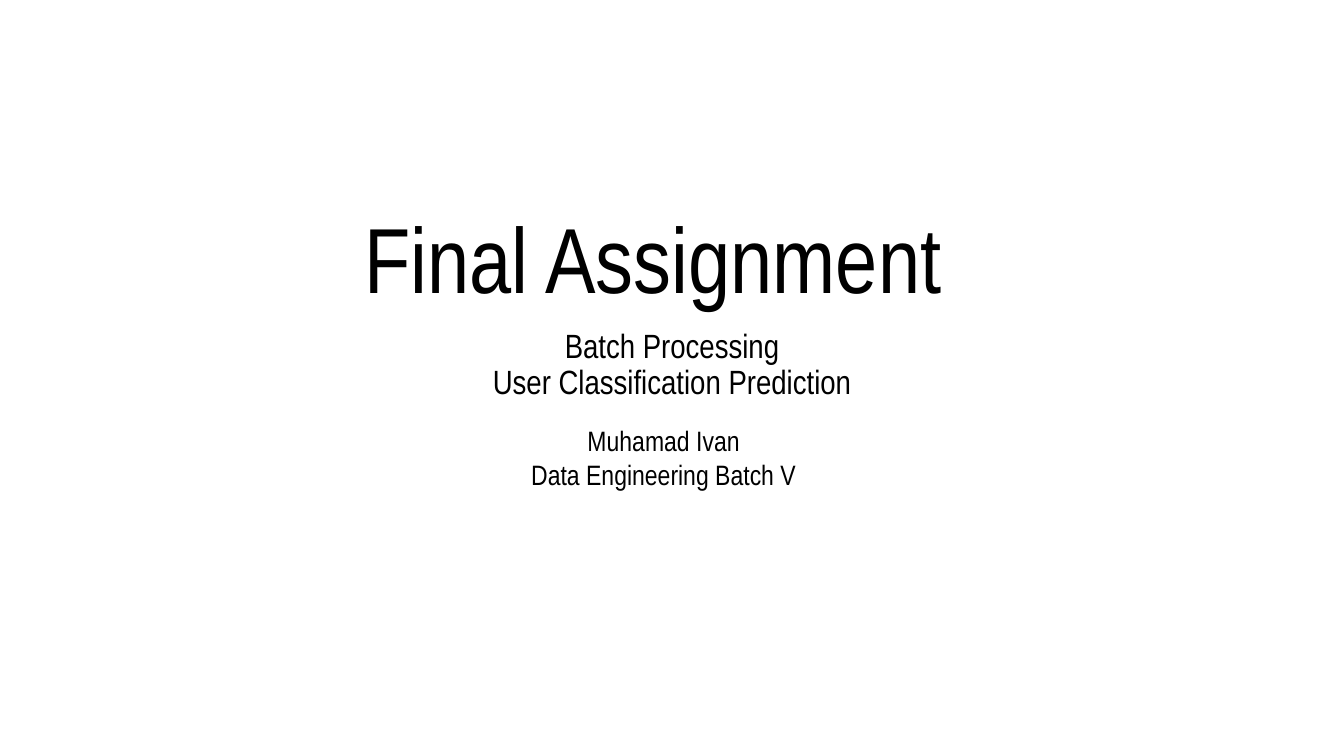
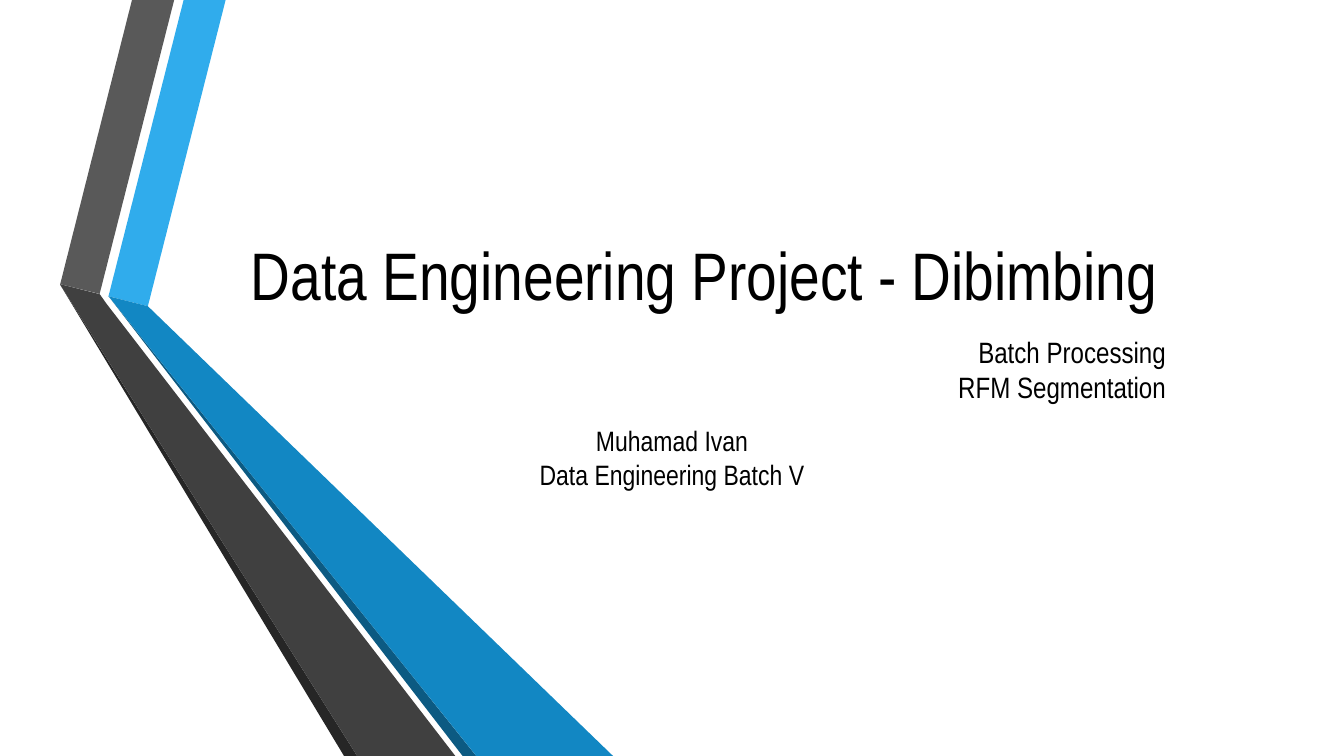
Before and after one commit to mivanivan/Final-Assignment---Batch-Processing, a slide deck: slide 1 of Final Assignment - Batch Processing - RFM Segmentation.pptx. Drawn at 1344x756 pixels with LibreOffice and Linux fonts; fonts in the diff are those of the drawing; background and template pictures are left out. Boxes give left, top, right and bottom in pixels: in the first picture for what was removed or moved away, otherwise in the second. Text is boxed around its words. In the diff, an @@ line names an element or a change of style, - is before the commit and + after.

```diff
--- a/Final Assignment - Batch Processing - RFM Segmentation.pptx
+++ b/Final Assignment - Batch Processing - RFM Segmentation.pptx
@@ title at (x1=251, y1=251, x2=1157, y2=313): text changed; size 66 to 48 pt @@
-Final Assignment
+Data Engineering Project - Dibimbing
@@ group added at (x1=60, y1=0, x2=614, y2=756): 6 freeform shapes @@
@@ subtitle at (x1=958, y1=341, x2=1166, y2=404): text changed; size 24 to 21 pt @@
-Batch Processing
-User Classification Prediction
+Batch Processing
+RFM Segmentation
@@ text "Muhamad Ivan" moved from (x1=531, y1=430, x2=795, y2=491) to (x1=540, y1=430, x2=804, y2=491) @@
```
Also in this commit, not shown: 12 slides added, 3 slides removed, 40 other files.
